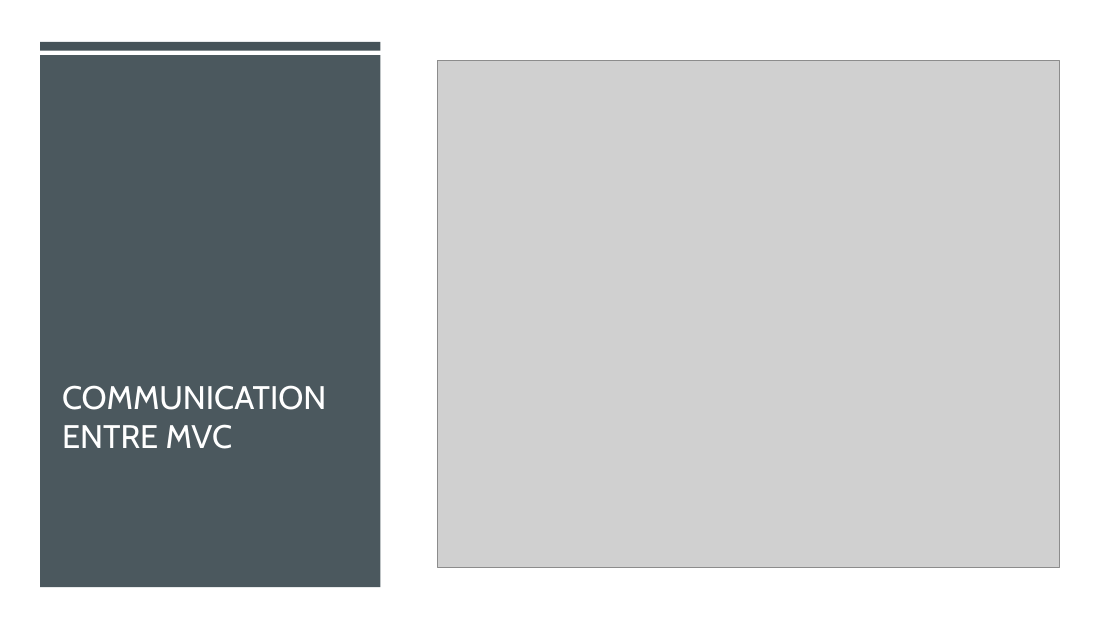
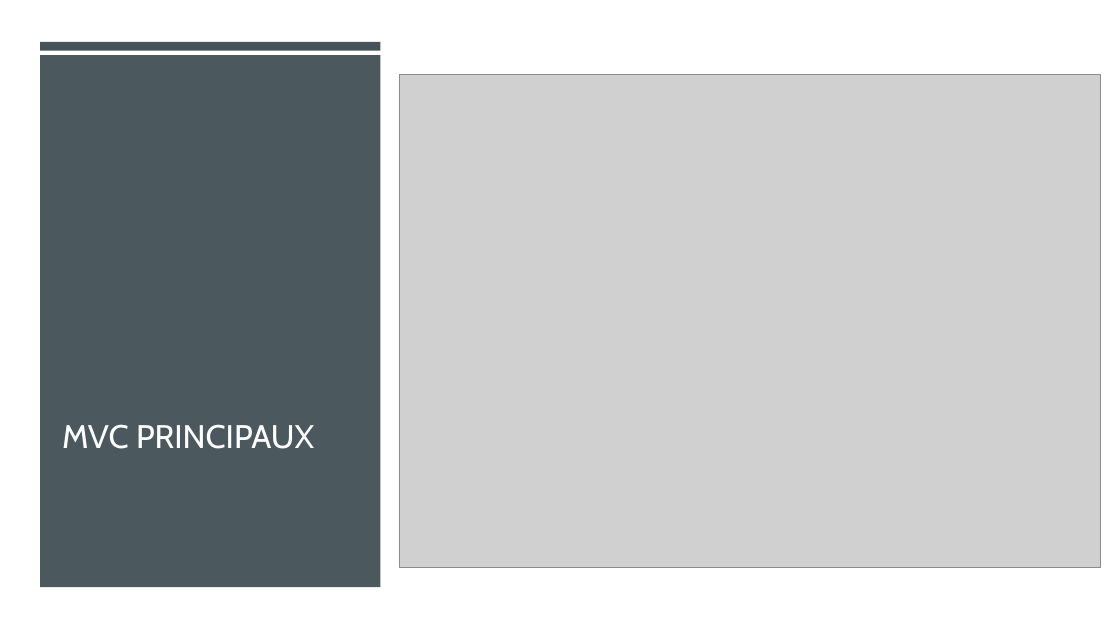
Before and after one commit to MickaeliOS/OpenClassrooms-P9-LeBaluchon, a slide deck: slide 7 of Soutenance/Horn_Mickael_presentation_4_102022.pptx. Drawn at 1120x630 pixels with LibreOffice and Linux fonts; fonts in the diff are those of the drawing; grey boxes stand for pictures. Boxes give left, top, right and bottom in pixels: in the first picture for what was removed or moved away, otherwise in the second. Text is boxed around its words. In the diff, an @@ line names an element or a change of style, - is before the commit and + after.

```diff
--- a/Soutenance/Horn_Mickael_presentation_4_102022.pptx
+++ b/Soutenance/Horn_Mickael_presentation_4_102022.pptx
@@ picture resized from (x1=438, y1=60, x2=1060, y2=567) to (x1=400, y1=75, x2=1102, y2=568) @@
@@ title at (x1=62, y1=424, x2=314, y2=449): text changed @@
-COMMUNICATION ENTRE MVC
+MVC PRINCIPAUX
```
Also in this commit, not shown: 2 other slides changed, 1 slide added, 13 other files.
